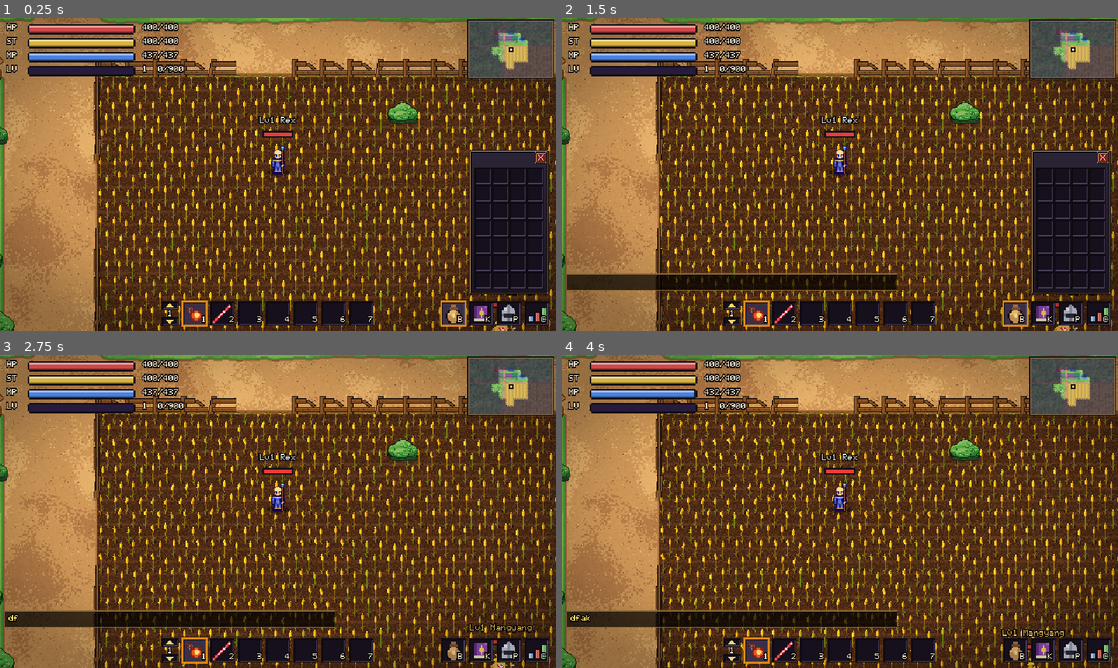
Above: before the commit, frames 1-4 (two rows, left to right).
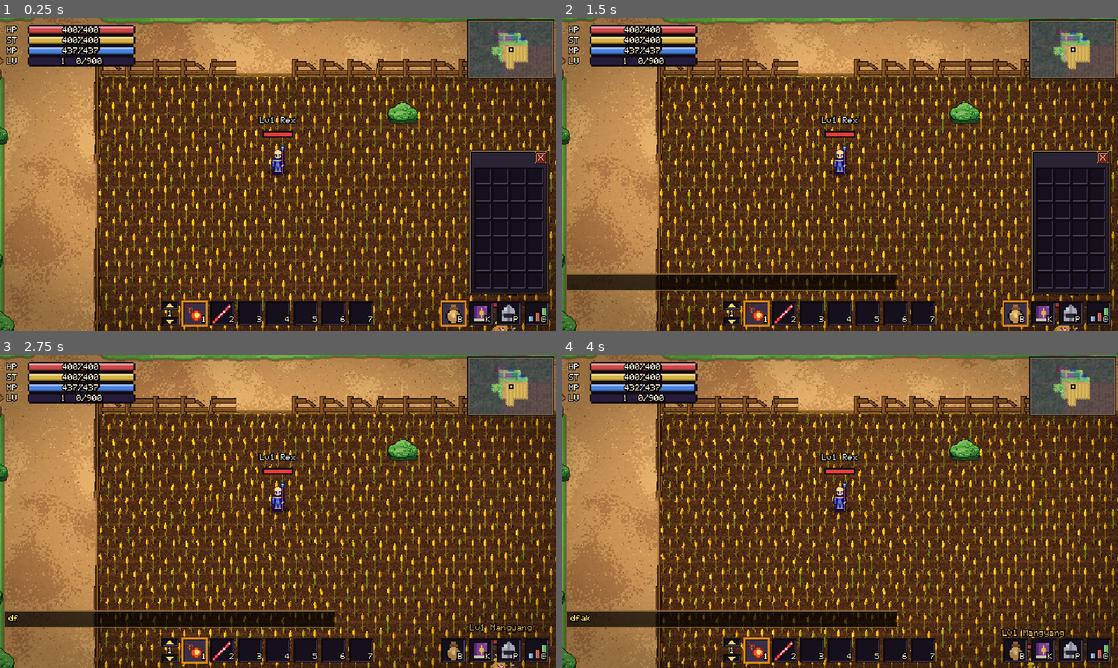
Above: after the commit, the same moments.

Repository: ivymiketwo/Dorkfall
Game: Godot game, scene res://scenes/main.tscn
The game is run twice, just before and just after one commit, with the same random seed, the same clock (stepped at 60 frames per second) and the same inputs.
Inputs (mouse positions are in pixels of both pictures, inside the frame that each line leads up to):
- Up to frame 1 (0.25 s): no input
- Up to frame 2 (1.5 s): tap Enter at 0.5 s; drag from (1056, 312) to (895, 105) at 0.52 s; drag from (1073, 221) to (812, 237) at 1.27 s
- Up to frame 3 (2.75 s): move the mouse to (539, 495) at 2.02 s; hold D (move_right) from 2.03 s (still down); hold F (interact) from 2.03 s (still down); click (539, 495) at 2.17 s
- Up to frame 4 (4 s): release D (move_right) at 2.75 s; release F (interact) at 2.75 s; drag from (812, 574) to (673, 464) at 2.77 s; move the mouse to (1006, 558) at 3.52 s; hold A (move_left) from 3.53 s (still down); hold K (spellbook) from 3.53 s (still down); tap Space (jump) at 3.77 s

The runs differ from the first frame. In frame 1, 3.4% of the frame differs, in the area x 1-34%, y 1-19%; in frame 2, 3.4%; in frame 3, 3.4%; in frame 4, 3.4%.

Commit message:
HUD: stat numbers inside the bars, no gaps between bars
Co-Authored-By: Claude Sonnet 5.5 <noreply@anthropic.com>
Claude-Session: https://claude.ai/code/session_01UyEsHhhwY5pbE3D4yW6PxM

Diff:
--- a/scripts/hud.gd
+++ b/scripts/hud.gd
@@ -3,7 +3,8 @@
 ## with the tiny PixelFont, so they stay crisp at any scale.
 
 const BAR_W := 60
-const ROW_H := 8
+const ROW_H := 6       # same as the bar height, so the bars sit flush with no gap
+const BAR_H := 6
 const ORIGIN := Vector2(4, 4)
 
 const HEALTH_COLOR := Color("d04848")
@@ -37,18 +38,27 @@
 	_draw_row(2, "MP", stats.mana, stats.max_mana, MANA_COLOR)
 	if xp:
 		var y := ORIGIN.y + 3 * ROW_H
-		HiFont.draw(self, Vector2(ORIGIN.x, y - 0.5), "LV", UiStyle.TEXT, 0.5)
+		HiFont.draw(self, Vector2(ORIGIN.x, y + 1.25), "LV", UiStyle.TEXT, 0.5)
 		var need := Experience.xp_to_next(xp.level)
 		var frac := 1.0 if need == 0 else float(xp.xp) / need
-		UiStyle.bar(self, Rect2(ORIGIN.x + 12, y - 0.5, BAR_W + 2, 6), frac, XP_COLOR)
+		var bar := Rect2(ORIGIN.x + 12, y, BAR_W + 2, BAR_H)
+		UiStyle.bar(self, bar, frac, XP_COLOR)
 		var text := "%d  MAX" % xp.level if need == 0 else "%d  %d/%d" % [xp.level, xp.xp, need]
-		HiFont.draw(self, Vector2(ORIGIN.x + 12 + BAR_W + 6, y - 0.5), text, UiStyle.TEXT, 0.5)
+		if HiFont.text_width(text, 0.5) > bar.size.x - 4:
+			text = "MAX" if need == 0 else "%d/%d" % [xp.xp, need]
+		_text_in_bar(bar, text)
+
+
+func _text_in_bar(bar: Rect2, text: String) -> void:
+	var w := HiFont.text_width(text, 0.5)
+	var pos := Vector2(bar.position.x + floorf((bar.size.x - w) / 2.0), bar.position.y + 1.25)
+	HiFont.draw(self, pos + Vector2(0.5, 0.5), text, Color(0, 0, 0, 0.75), 0.5)   # shadow so it reads on any fill
+	HiFont.draw(self, pos, text, UiStyle.TEXT, 0.5)
 
 
 func _draw_row(row: int, label: String, value: float, max_value: float, color: Color) -> void:
 	var y := ORIGIN.y + row * ROW_H
-	HiFont.draw(self, Vector2(ORIGIN.x, y - 0.5), label, UiStyle.TEXT, 0.5)
-	var bar_x := ORIGIN.x + 12
-	UiStyle.bar(self, Rect2(bar_x, y - 0.5, BAR_W + 2, 6), value / max_value, color)
-	var text := "%d/%d" % [floori(value), floori(max_value)]
-	HiFont.draw(self, Vector2(bar_x + BAR_W + 6, y - 0.5), text, UiStyle.TEXT, 0.5)
+	HiFont.draw(self, Vector2(ORIGIN.x, y + 1.25), label, UiStyle.TEXT, 0.5)
+	var bar := Rect2(ORIGIN.x + 12, y, BAR_W + 2, BAR_H)
+	UiStyle.bar(self, bar, value / max_value, color)
+	_text_in_bar(bar, "%d/%d" % [floori(value), floori(max_value)])
